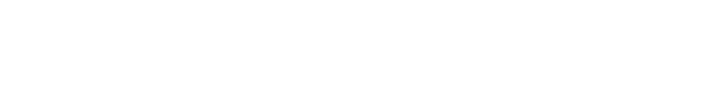
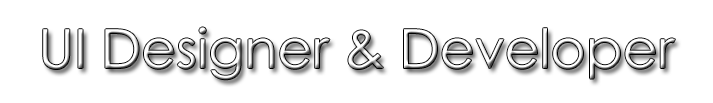
Layered file, before and after one edit (713 x 103). Changes by layer:
removed layer "&" over (351, 28, 404, 74)
removed layer "Developer" over (425, 27, 681, 75)
renamed "UI Designer" to "UI Designer & Developer", painted on it over (42, 26, 675, 80)
